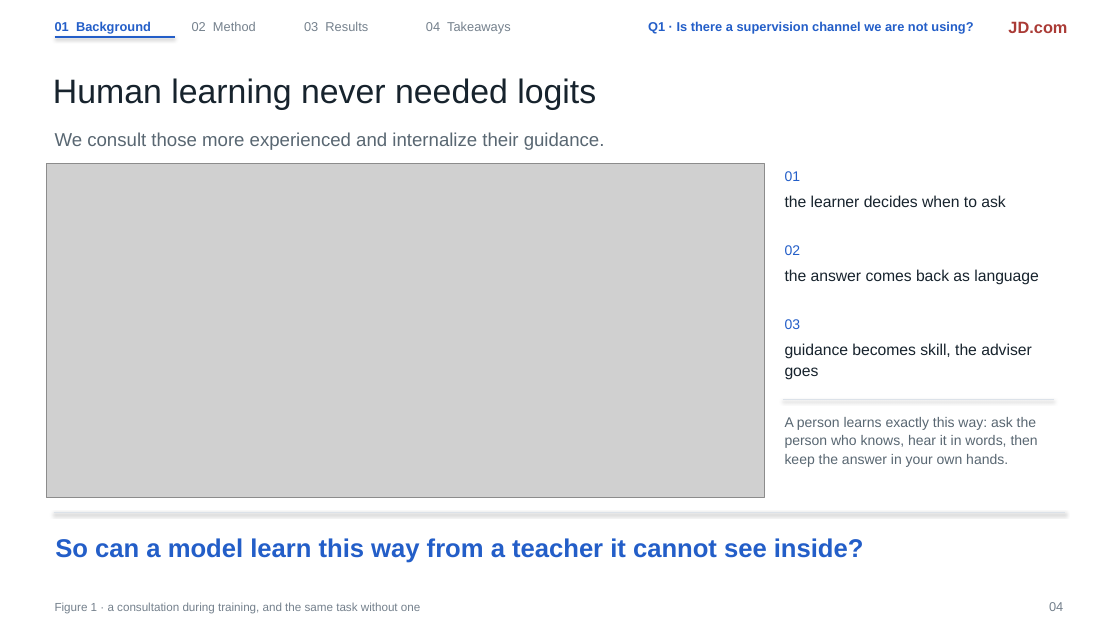
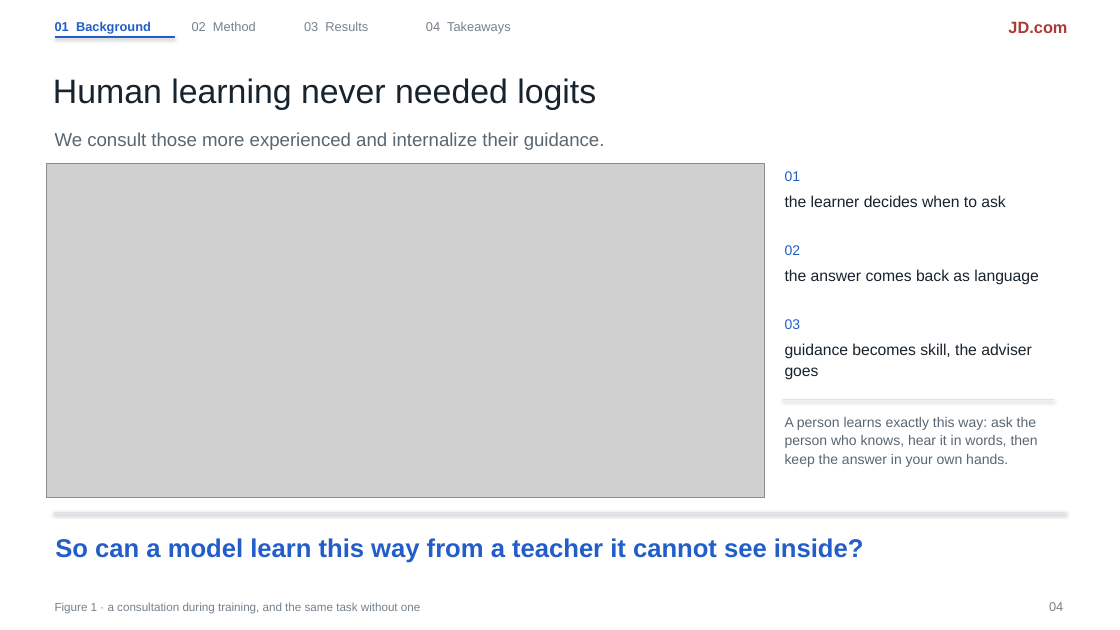
Before and after one commit to liruiluo/communicative-opsd, a slide deck: slide 4 of assets/slides/copd-slides.pptx. Drawn at 1120x630 pixels with LibreOffice and Linux fonts; fonts in the diff are those of the drawing; grey boxes stand for pictures. Boxes give left, top, right and bottom in pixels: in the first picture for what was removed or moved away, otherwise in the second. Text is boxed around its words. In the diff, an @@ line names an element or a change of style, - is before the commit and + after.

```diff
--- a/assets/slides/copd-slides.pptx
+++ b/assets/slides/copd-slides.pptx
@@ text removed at (648,21,973,34) @@
-Q1 · Is there a supervision channel we are not using?
```
Also in this commit, not shown: 7 other slides changed, 2 other files.
